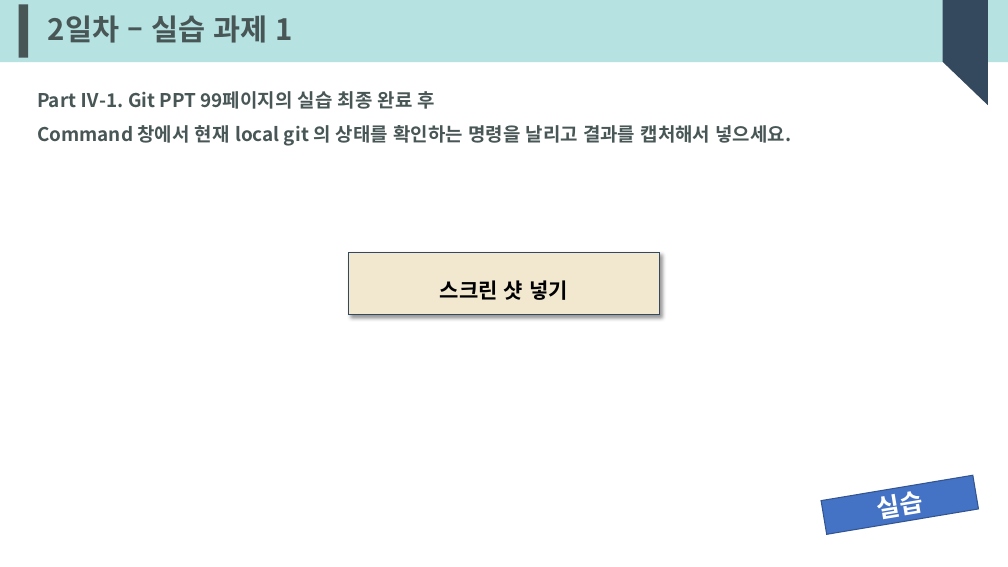
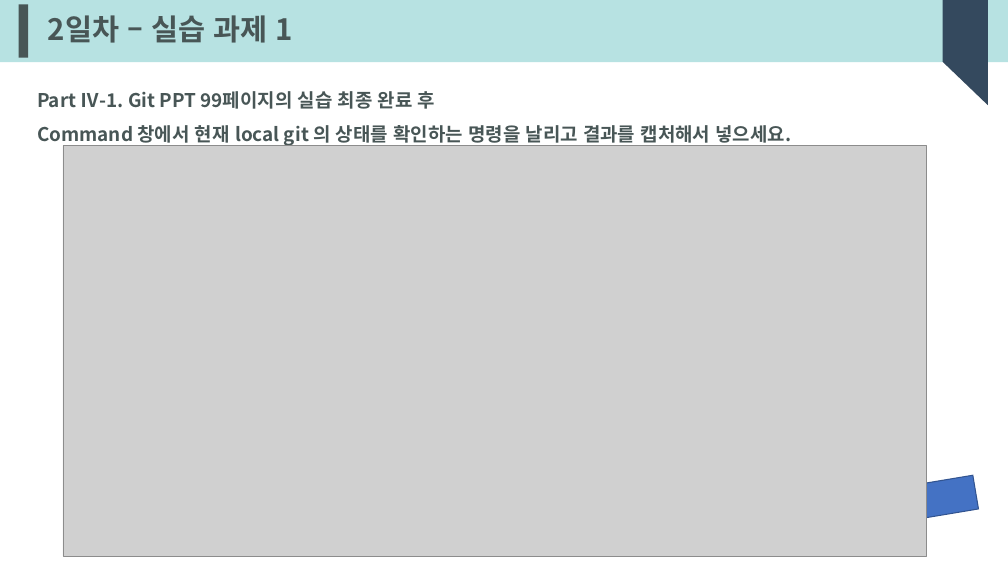
Before and after one commit to KHG-git/javaworkspace_demo, a slide deck: slide 16 of 실습 결과 - NOVA Cross Skilling 실습 결과물 제출 v1.1_강현구.pptx. Drawn at 1008x567 pixels with LibreOffice and Linux fonts; fonts in the diff are those of the drawing; grey boxes stand for pictures. Boxes give left, top, right and bottom in pixels: in the first picture for what was removed or moved away, otherwise in the second. Text is boxed around its words. In the diff, an @@ line names an element or a change of style, - is before the commit and + after.

Commit message:
Auto commit - 2025-06-10 11:34:07.10

```diff
--- a/실습 결과 - NOVA Cross Skilling 실습 결과물 제출 v1.1_강현구.pptx
+++ b/실습 결과 - NOVA Cross Skilling 실습 결과물 제출 v1.1_강현구.pptx
@@ picture added at (x1=63, y1=146, x2=926, y2=557) @@
@@ text in folded corner at (x1=440, y1=280, x2=568, y2=300): text removed @@
-스크린 샷 넣기
@@ text in rectangle at (x1=879, y1=489, x2=925, y2=524): text removed @@
-실습
```
